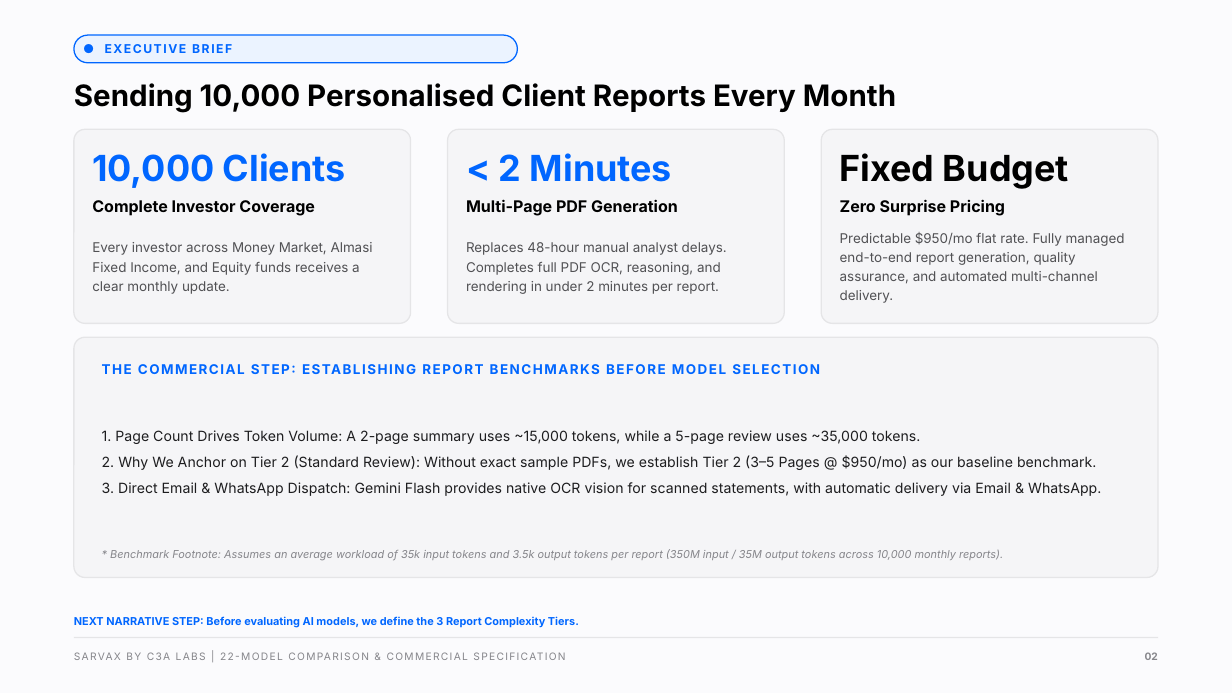
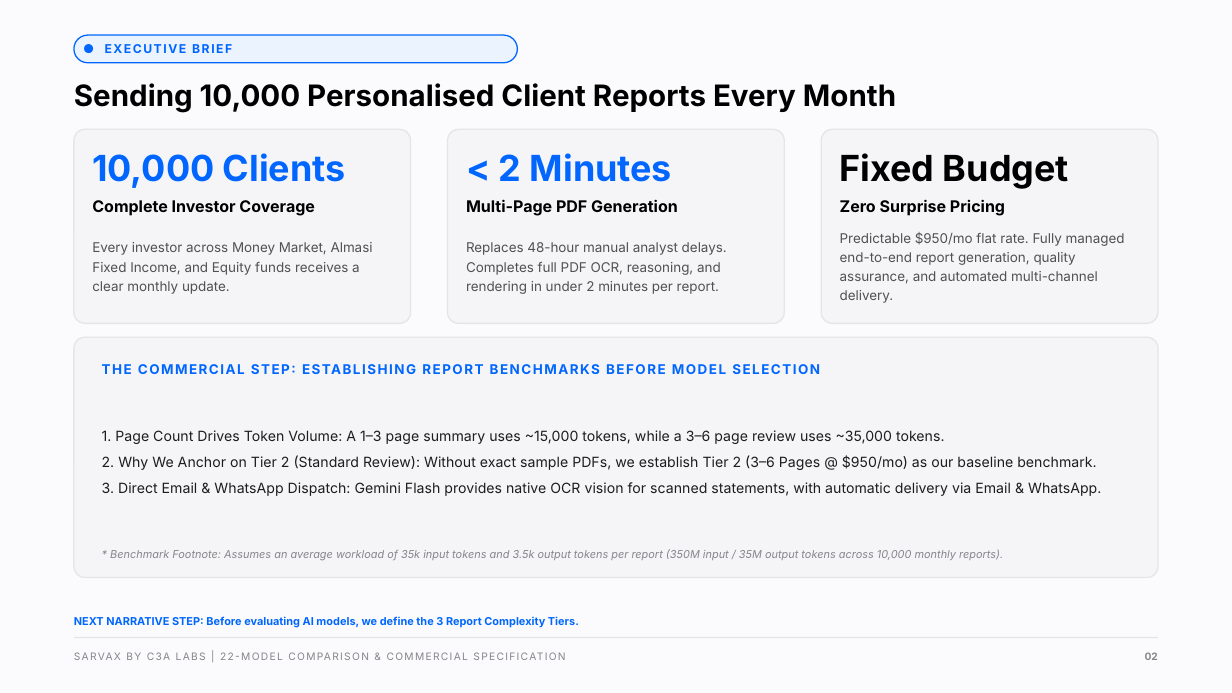
Before and after one commit to satyamsingh-eng/LLM-Intelligence-Repository, a slide deck: slide 2 of Arvocap_10k_Report_Pilot_Deck.pptx. Drawn at 1232x693 pixels with LibreOffice and Linux fonts; fonts in the diff are those of the drawing. Boxes give left, top, right and bottom in pixels: in the first picture for what was removed or moved away, otherwise in the second. Text is boxed around its words. In the diff, an @@ line names an element or a change of style, - is before the commit and + after.

```diff
--- a/Arvocap_10k_Report_Pilot_Deck.pptx
+++ b/Arvocap_10k_Report_Pilot_Deck.pptx
@@ text at [102, 430, 1096, 470]: text changed @@
-1. Page Count Drives Token Volume: A 2-page summary uses ~15,000 tokens, while a 5-page review uses ~35,000 tokens.
-2. Why We Anchor on Tier 2 (Standard Review): Without exact sample PDFs, we establish Tier 2 (3–5 Pages @ $950/mo) as our baseline benchmark.
+1. Page Count Drives Token Volume: A 1–3 page summary uses ~15,000 tokens, while a 3–6 page review uses ~35,000 tokens.
+2. Why We Anchor on Tier 2 (Standard Review): Without exact sample PDFs, we establish Tier 2 (3–6 Pages @ $950/mo) as our baseline benchmark.
```
Also in this commit, not shown: 3 other slides changed, 18 other files.
